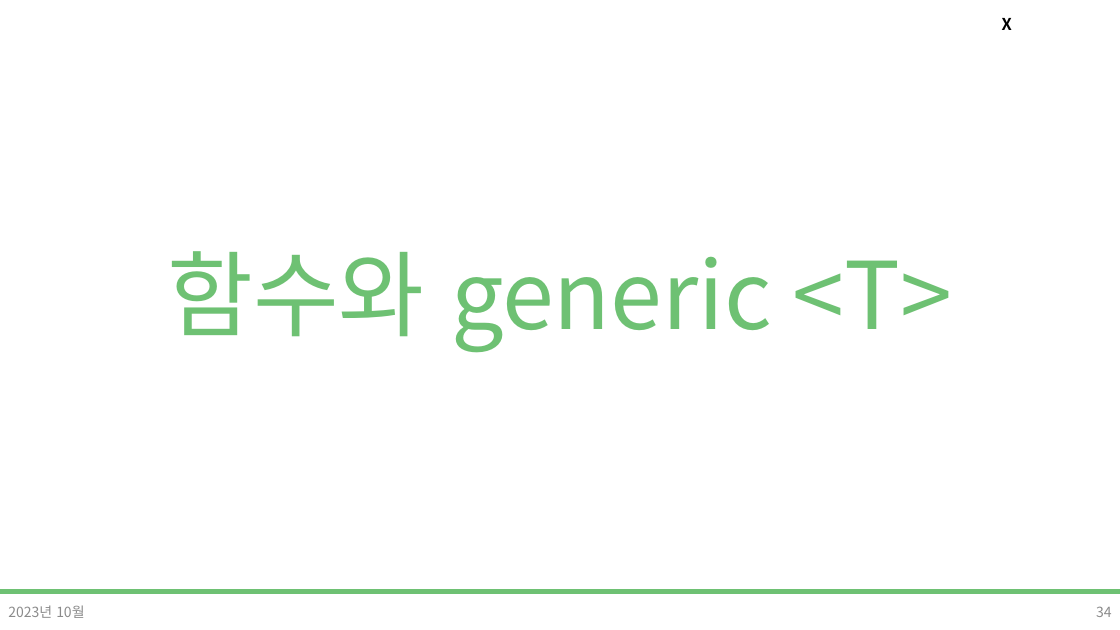
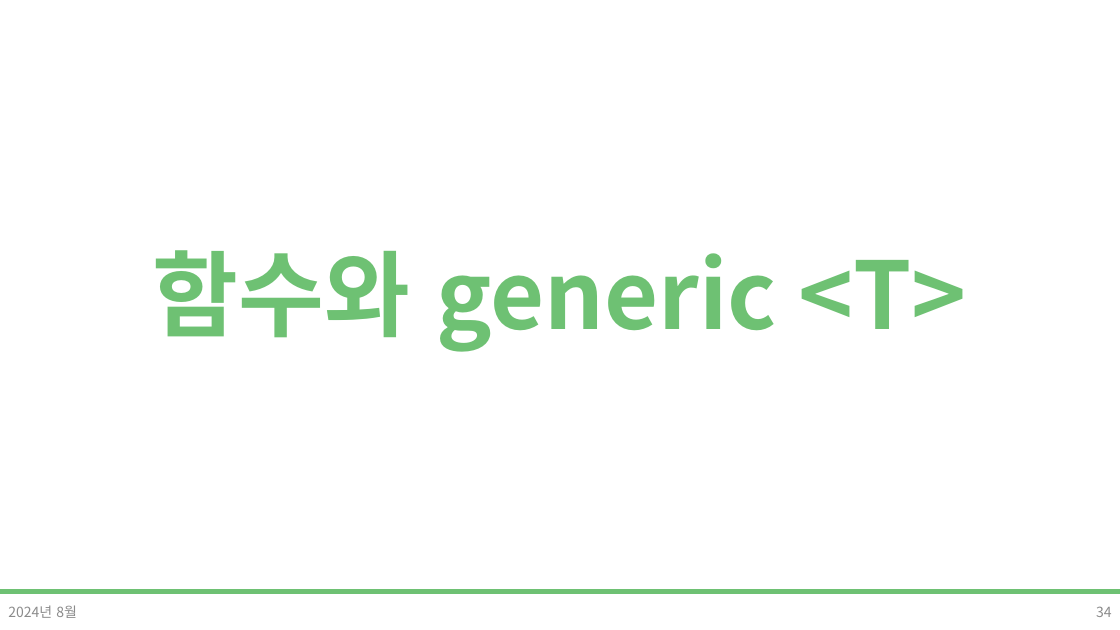
Before and after one commit to DevDamon0527/SeSAC_Yeongdeungpo_Campus_6th, a slide deck: slide 34 of material/[SeSAC_YDP_6] 32_TypeScript.pptx. Drawn at 1120x630 pixels with LibreOffice and Linux fonts; fonts in the diff are those of the drawing; background and template pictures are left out. Boxes give left, top, right and bottom in pixels: in the first picture for what was removed or moved away, otherwise in the second. Text is boxed around its words. In the diff, an @@ line names an element or a change of style, - is before the commit and + after.

```diff
--- a/material/[SeSAC_YDP_6] 32_TypeScript.pptx
+++ b/material/[SeSAC_YDP_6] 32_TypeScript.pptx
@@ text removed at (1002, 18, 1012, 30) @@
-X
@@ title "함수와 generic <T>" at (153, 250, 966, 352): bold on @@
@@ text at (8, 605, 77, 618): text changed @@
-2023년 10월
+2024년 8월
```
Also in this commit, not shown: 36 other slides changed.
